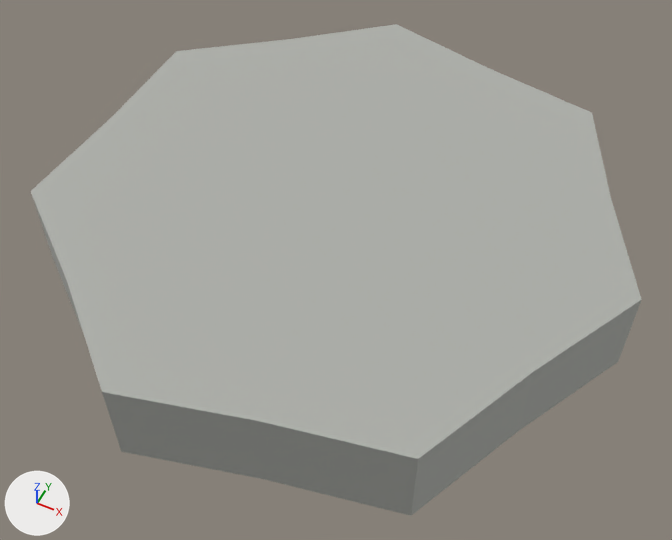
What one commit did to the glTF model assets/models/features/stepping_stone.glb.
One viewpoint serves both versions: a 50 mm lens placed at (0.255, -0.512, 0.624), pointed at (0.013, -0.027, 0.018). The lights are fixed; the arrows at lower left show +X, +Y and +Z. The older version comes first.

In view in the first picture: 'stepping_stone__surf_wet_stone'.
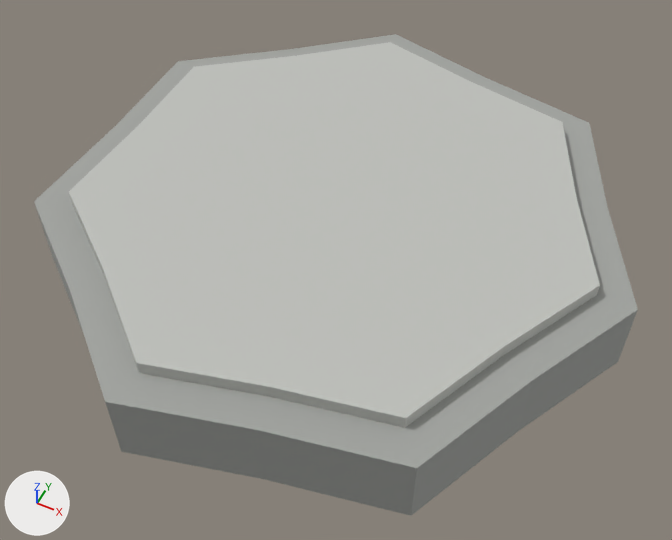
What differs and where, as boxes (x1, y1, x2, y2) in the pictures (672 x 540 px):
'stepping_stone__surf_wet_stone', reshaped: before (31, 24, 642, 516); after (34, 34, 638, 516)
part 1 of me_stepping_stone__surf_wet_stone, cut back: before (31, 24, 642, 459); after (34, 34, 638, 468)
part 2 of me_stepping_stone__surf_wet_stone, edited (looks the same): (35, 205, 638, 516) in both

The change, as a list of edits to the scene's bpy script:
```text
Add mat_stepping_stone_base_mat:
    mat_stepping_stone_base_mat = principled_material('stepping_stone_base_mat')
    mat_stepping_stone_base_mat.base_color = (0.36, 0.37, 0.35)  # grey #a2a4a0
    mat_stepping_stone_base_mat.roughness = 0.85
Add mat_stepping_stone_wet_top_mat:
    mat_stepping_stone_wet_top_mat = principled_material('stepping_stone_wet_top_mat')
    mat_stepping_stone_wet_top_mat.base_color = (0.52, 0.53, 0.5)  # light grey #bfc0bc
    mat_stepping_stone_wet_top_mat.roughness = 0.85
Change me_stepping_stone__surf_wet_stone:
    used by ob_stepping_stone__surf_wet_stone; location = (0.0, 0.0, 0.0)
    remove me_stepping_stone__surf_wet_stone.from_pydata(...)  # 30 vertices, 56 faces; spans x -0.234..0.259, y -0.253..0.253, z 0.0..0.08
    add me_stepping_stone__surf_wet_stone.from_pydata(...)  # 59 vertices, 112 faces; spans x -0.234..0.259, y -0.253..0.253, z 0.0..0.08
    me_stepping_stone__surf_wet_stone part 1
    14 faces are deleted
    14 vertices in x -0.234..0.259, y -0.253..0.253, z 0.08 move by (0.0, 0.0, -0.012)
    15 vertices are added at x -0.204..0.227, y -0.221..0.221, z 0.068
    14 new vertices lie (0.0, 0.0, 0.012) away from vertices in x -0.204..0.227, y -0.221..0.221, z 0.068
    14 new faces join them, mat_stepping_stone_base_mat (grey #a2a4a0)
    56 new faces join them, mat_stepping_stone_wet_top_mat (light grey #bfc0bc)
    me_stepping_stone__surf_wet_stone part 2: 42 faces spanning x -0.234..0.259, y -0.253..0.253, z 0.0..0.068 switch from mat_stepping_stone_mat (grey #adafaa) to mat_stepping_stone_base_mat (grey #a2a4a0)
    add me_stepping_stone__surf_wet_stone.materials.append(mat_stepping_stone_wet_top_mat)  # light grey #bfc0bc
```
